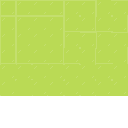
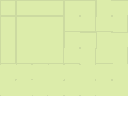
Layers edited between the first and the second 128 x 128 image:
"conifer": opacity 100% → 50% over [0, 0, 128, 96]
hid "bordered" over [0, 0, 128, 96]
showed "Layer 0" over [0, 0, 128, 96]
